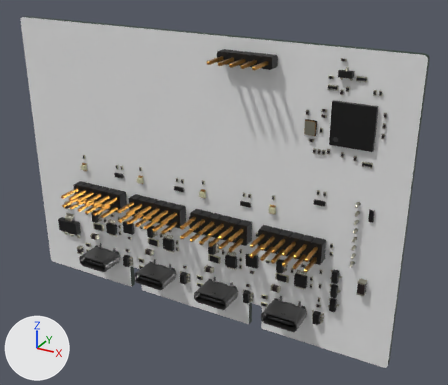
Before and after pictures for a commit that changed the glTF model site/assets/pcb/data-port-x4-v2-base.glb.
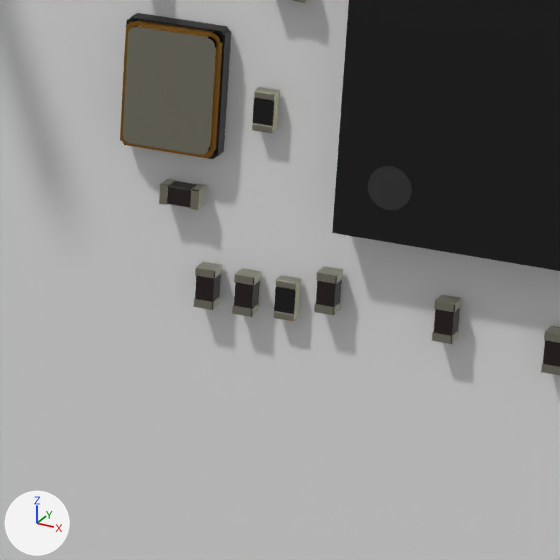
There are two pictures of each version: one whole from a 50 mm camera at (121.8, -117.2, 22.2) aimed at (56.9, 0.9, -36.8), one close up on the part from 65% to 79% of the width and 31% to 48% of the height. Lighting does not change. The marker at lower left points along +X, +Y and +Z. The first two pictures are the older version. Where no turn or scale is listed for an object, it has been applied to the vertices. Vertices at exactly the same position are counted once.
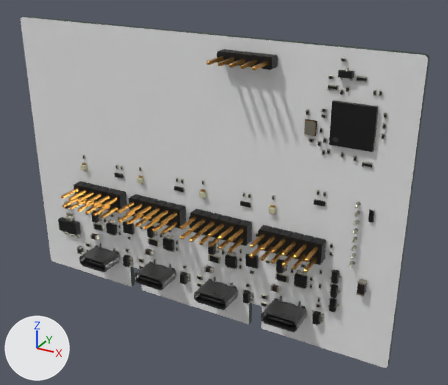
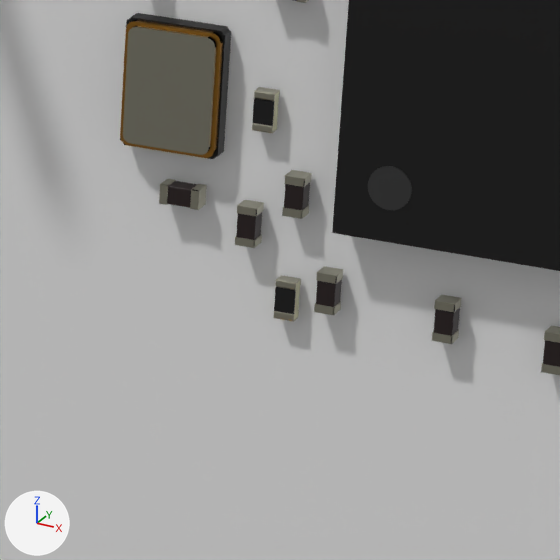
The edits, one by one:
me_mesh_0 has 35799 vertices, 61551 faces and spans x 0.0..100.0, y -16.2..0.0, z 0.0..70.0.
me_mesh_0 is used by ob_mesh_0; location (0.0, 6.09, -70.0).
me_mesh_0 part 1: the loose piece of 96 vertices spanning x 80.5..81.0, y -8.2..-7.7, z 47.9..48.9 is scaled about its middle by (-0.999, 1, -0.996), then moved by (0.0, 0.0, 1.7).
me_mesh_0 part 2: the loose piece of 96 vertices spanning x 79.5..80.0, y -8.2..-7.7, z 47.9..48.9 is scaled about its middle by (-1, 1, -0.996), then moved by (2.1, 0.0, 2.7).

Boxes (x1, y1, x2, y2) around the edits, measured in the close-ups (560 x 560 px; the box of a moved part takes in the faces that stretch with it):
part 1 of me_mesh_0, moved or reshaped: before (232, 268, 261, 317); after (235, 200, 264, 248)
part 2 of me_mesh_0, moved or reshaped: before (193, 262, 222, 310); after (282, 170, 312, 219)
